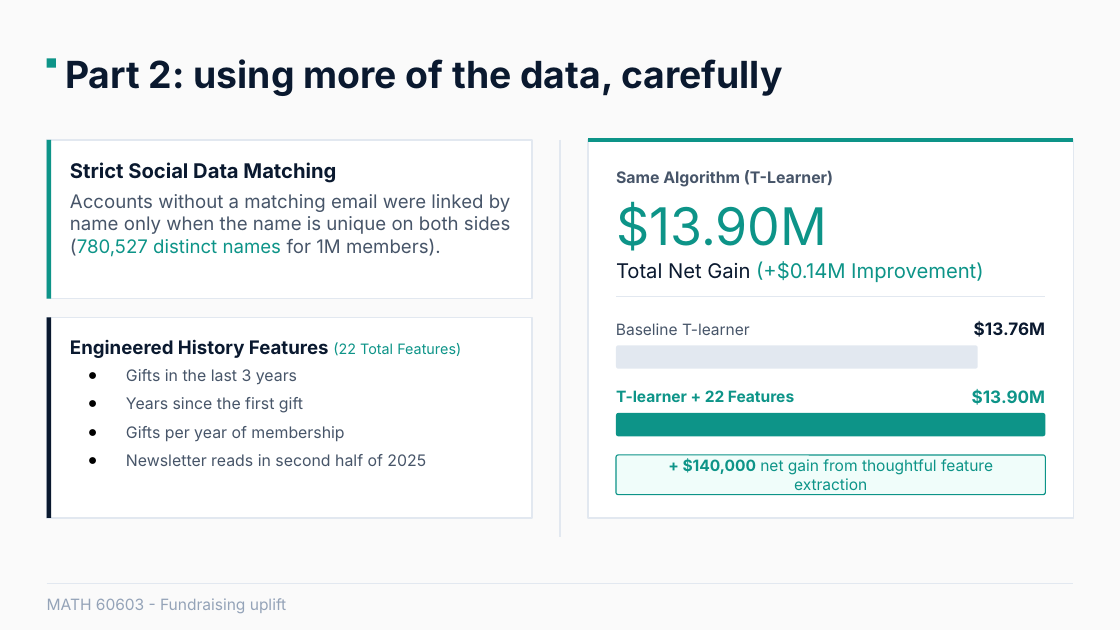
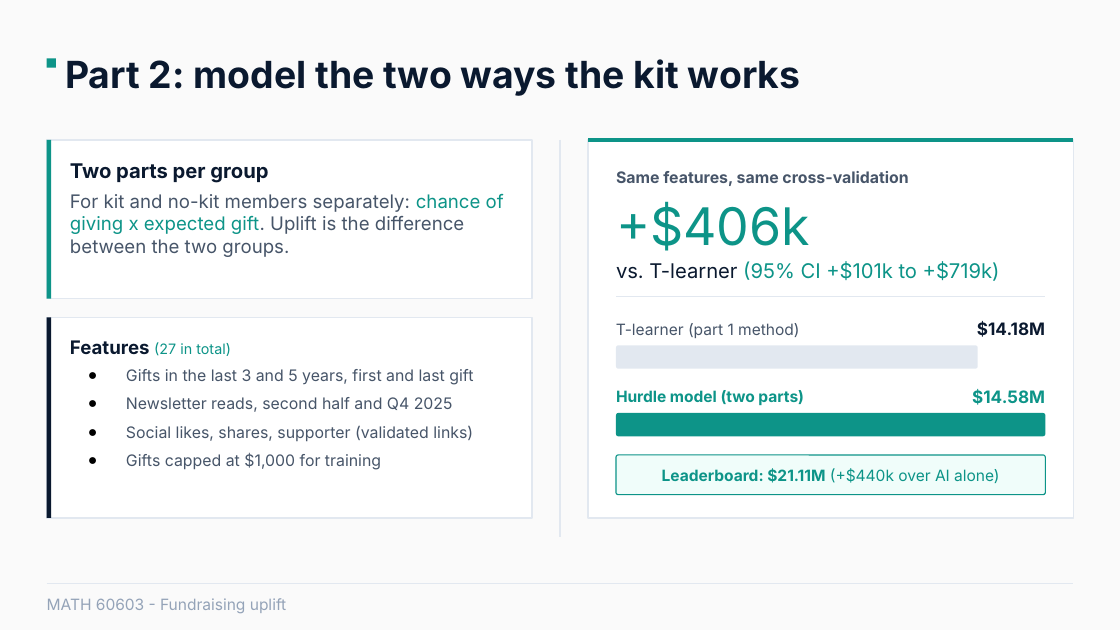
Before and after one commit to JonasRocha189/statistical-learning-project-group, a slide deck: slide 8 of MATH 60603 Statistical Learning - revised.pptx. Drawn at 1120x630 pixels with LibreOffice and Linux fonts; fonts in the diff are those of the drawing. Boxes give left, top, right and bottom in pixels: in the first picture for what was removed or moved away, otherwise in the second. Text is boxed around its words. In the diff, an @@ line names an element or a change of style, - is before the commit and + after.

```diff
--- a/MATH 60603 Statistical Learning - revised.pptx
+++ b/MATH 60603 Statistical Learning - revised.pptx
@@ text at (x1=65, y1=59, x2=800, y2=96): text changed @@
-Part 2: using more of the data, carefully
+Part 2: model the two ways the kit works
@@ text at (x1=70, y1=163, x2=504, y2=257): text changed @@
-Strict Social Data Matching
-Accounts without a matching email were linked by name only when the name is unique on both sides (780,527 distinct names for 1M members).
+Two parts per group
+For kit and no-kit members separately: chance of giving x expected gift. Uplift is the difference between the two groups.
@@ text at (x1=616, y1=171, x2=1000, y2=281): text changed; size 12.9 to 10.2 pt; text colour #0D9488 to #475569 @@
-Same Algorithm (T-Learner)
-$13.90M
-Total Net Gain (+$0.14M Improvement)
+Same features, same cross-validation
++$406k
+vs. T-learner (95% CI +$101k to +$719k)
@@ text at (x1=616, y1=323, x2=799, y2=338): text changed @@
-Baseline T-learner
+T-learner (part 1 method)
@@ text at (x1=977, y1=321, x2=1045, y2=337): text changed @@
-$13.76M
+$14.18M
@@ text at (x1=70, y1=340, x2=473, y2=470): text changed @@
-Engineered History Features (22 Total Features)
-● Gifts in the last 3 years
-● Years since the first gift
-● Gifts per year of membership
-● Newsletter reads in second half of 2025
+Features (27 in total)
+● Gifts in the last 3 and 5 years, first and last gift
+● Newsletter reads, second half and Q4 2025
+● Social likes, shares, supporter (validated links)
+● Gifts capped at $1,000 for training
@@ text at (x1=972, y1=389, x2=1045, y2=405): text changed @@
-$13.90M
+$14.58M
@@ text at (x1=616, y1=390, x2=804, y2=406): text changed @@
-T-learner + 22 Features
+Hurdle model (two parts)
@@ text at (x1=662, y1=468, x2=999, y2=483): text changed; bold on @@
-+ $140,000 net gain from thoughtful feature extraction
+Leaderboard: $21.11M (+$440k over AI alone)
```
Also in this commit, not shown: 10 other slides changed, 4 other files.
